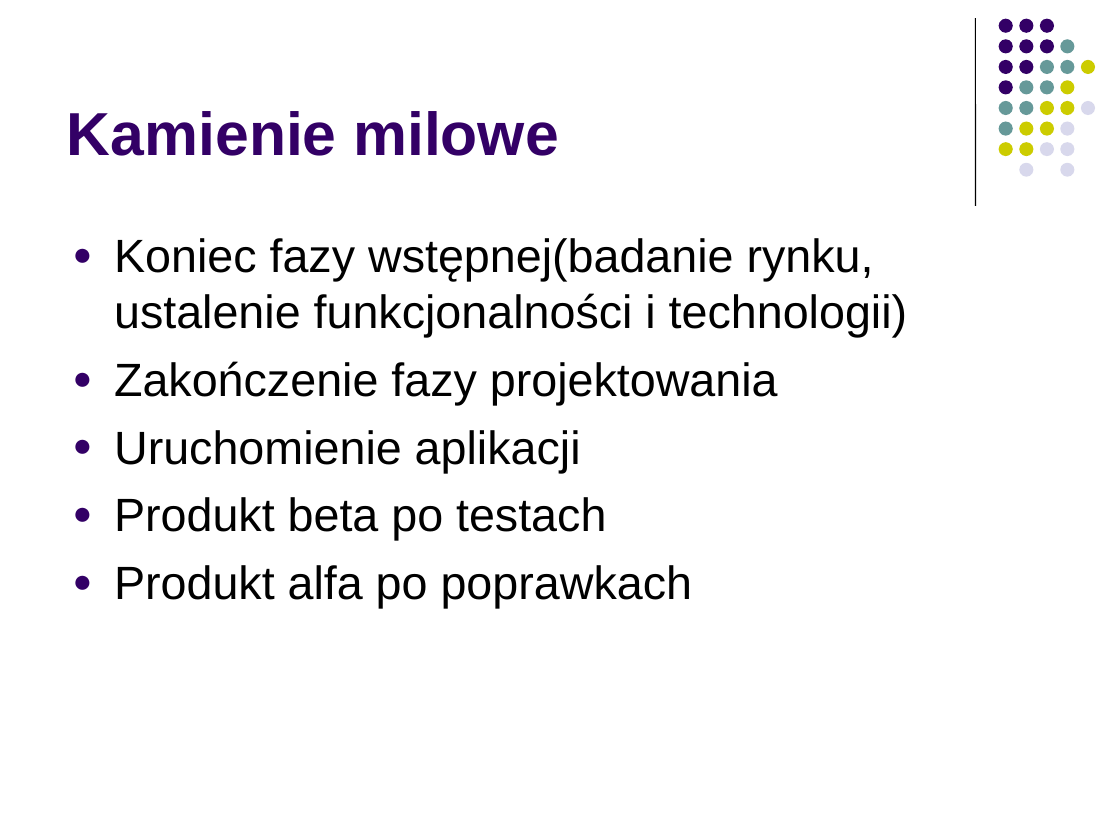
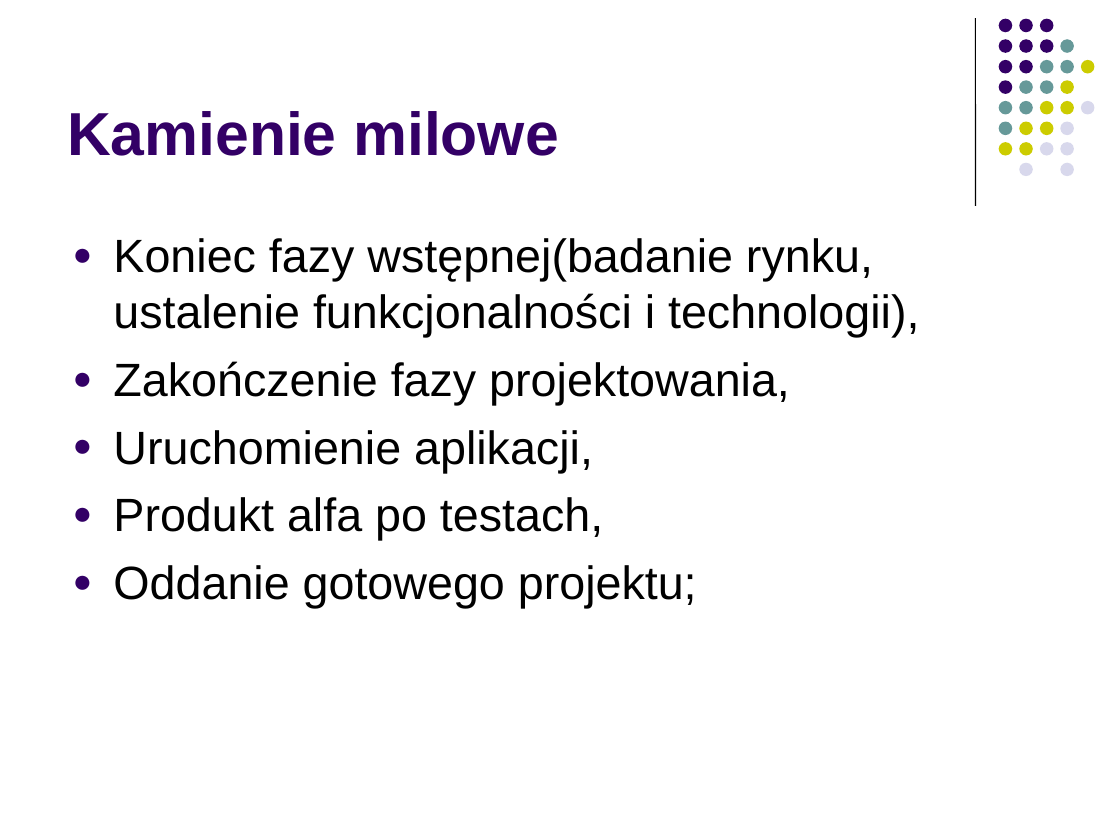
Before and after one commit to Andrzej1984/ZIwG_projekt, a slide deck: slide 12 of Zastosowania informatyki w gospodarce-projekt.ppt (slide 8 before the commit). Drawn at 1120x840 pixels with LibreOffice and Linux fonts; fonts in the diff are those of the drawing. Boxes give left, top, right and bottom in pixels: in the first picture for what was removed or moved away, otherwise in the second. Text is boxed around its words. In the diff, an @@ line names an element or a change of style, - is before the commit and + after.

```diff
--- a/Zastosowania informatyki w gospodarce-projekt.ppt
+++ b/Zastosowania informatyki w gospodarce-projekt.ppt
@@ text at <box>113,238,919,608</box>: text changed @@
-● Koniec fazy wstępnej(badanie rynku, ustalenie funkcjonalności i technologii)
-● Zakończenie fazy projektowania
-● Uruchomienie aplikacji
-● Produkt beta po testach
-● Produkt alfa po poprawkach
+● Koniec fazy wstępnej(badanie rynku, ustalenie funkcjonalności i technologii),
+● Zakończenie fazy projektowania,
+● Uruchomienie aplikacji,
+● Produkt alfa po testach,
+● Oddanie gotowego projektu;
```
Also in this commit, not shown: 6 other slides changed, 8 slides added, 4 slides removed, 1 other file.
